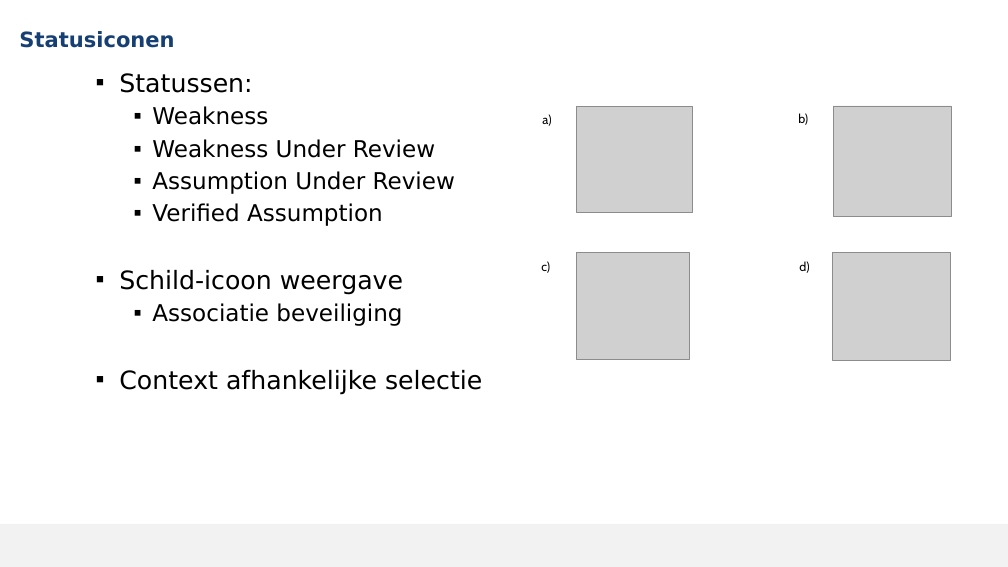
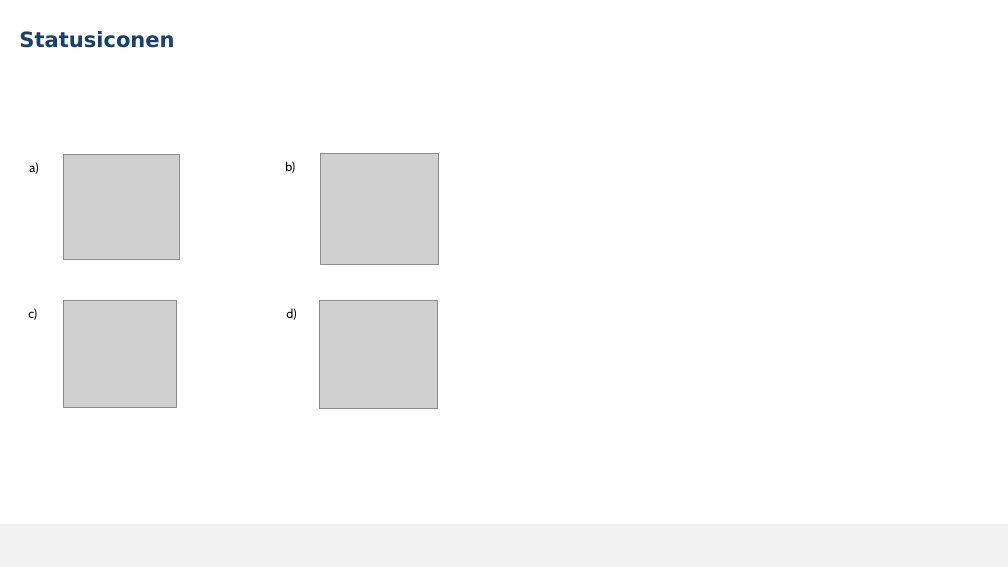
Before and after one commit to MikaG-1952764/masterproef, a slide deck: slide 14 of MP2526_Verdediging.pptx (slide 21 before the commit). Drawn at 1008x567 pixels with LibreOffice and Linux fonts; fonts in the diff are those of the drawing; grey boxes stand for pictures; background and template pictures are left out. Boxes give left, top, right and bottom in pixels: in the first picture for what was removed or moved away, otherwise in the second. Text is boxed around its words. In the diff, an @@ line names an element or a change of style, - is before the commit and + after.

```diff
--- a/MP2526_Verdediging.pptx
+++ b/MP2526_Verdediging.pptx
@@ text removed at (x1=119, y1=73, x2=482, y2=395) @@
-  ▪ Statussen:
-    ▪ Weakness
-    ▪ Weakness Under Review
-    ▪ Assumption Under Review
-    ▪ Verified Assumption
-  ▪ Schild-icoon weergave
-    ▪ Associatie beveiliging
-  ▪ Context afhankelijke selectie
@@ 2 texts, 1 picture moved together from (x1=542, y1=106, x2=952, y2=216) to (x1=29, y1=154, x2=439, y2=264) @@
@@ 3 pictures, 2 texts moved together from (x1=541, y1=107, x2=951, y2=361) to (x1=28, y1=154, x2=438, y2=408) @@
```
Also in this commit, not shown: 12 other slides changed, 6 slides added, 16 slides removed, 1 other file.
